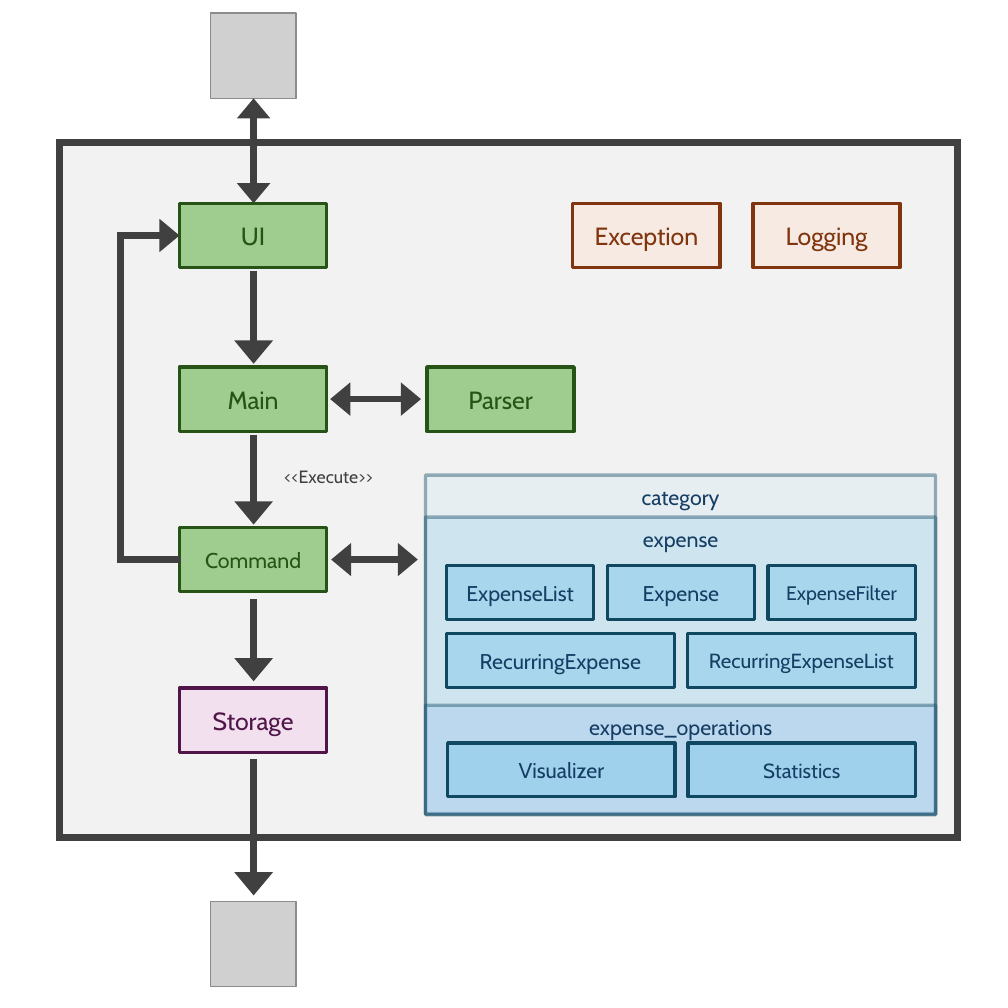
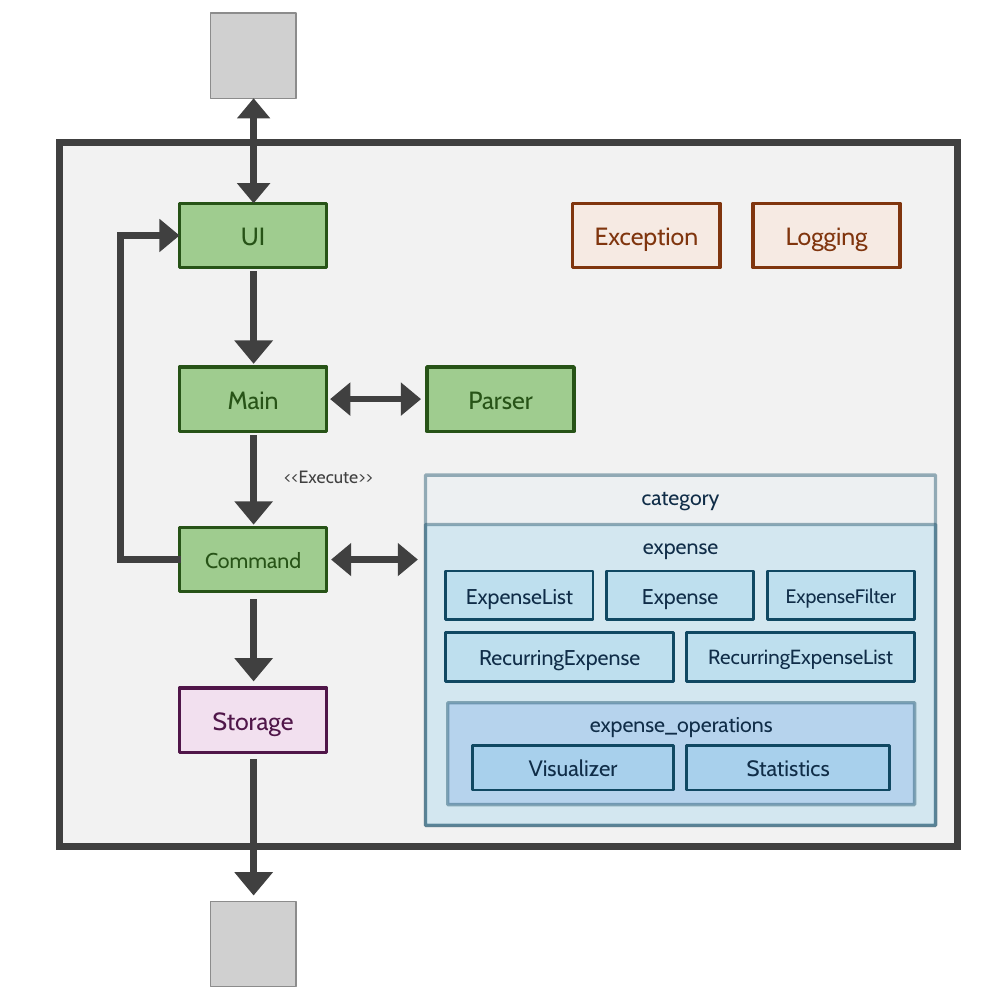
Before and after one commit to nus-cs2113-AY2425S1/tp, a slide deck: slide 1 of docs/diagrams/powerpoint/ArchitectureDiagram.pptx. Drawn at 1008x1008 pixels with LibreOffice and Linux fonts; fonts in the diff are those of the drawing; grey boxes stand for pictures. Boxes give left, top, right and bottom in pixels: in the first picture for what was removed or moved away, otherwise in the second. Text is boxed around its words. In the diff, an @@ line names an element or a change of style, - is before the commit and + after.

Commit message:
Fix issues #161 and #163
- Increase contrast for Architecture Diagram.
- Emphasise date limits of `visualize` in UG.

```diff
--- a/docs/diagrams/powerpoint/ArchitectureDiagram.pptx
+++ b/docs/diagrams/powerpoint/ArchitectureDiagram.pptx
@@ rectangle: place and size @@
-rectangle at [59,142,957,837]
+rectangle at [59,142,957,846]
@@ rectangle "category": place and size @@
-rectangle "category" at [426,475,936,814]
+rectangle "category" at [426,475,936,826]
@@ rectangle "category" at [426,475,936,826]: text colour #163E64 to #102D48; fill #C1E5F5 at 24% opacity to #C1E5F5 at 9% opacity @@
@@ rectangle "expense": place and size @@
-rectangle "expense" at [426,517,936,814]
+rectangle "expense" at [426,525,936,826]
@@ rectangle "expense" at [426,525,936,826]: text colour #163E64 to #102D48 @@
@@ rectangle "ExpenseList": place and size @@
-rectangle "ExpenseList" at [446,566,594,621]
+rectangle "ExpenseList" at [446,571,594,621]
@@ rectangle "Expense": place and size @@
-rectangle "Expense" at [606,566,754,621]
+rectangle "Expense" at [606,571,754,621]
@@ text colour #163E64 to #102D48; fill #83CBEB at 50% opacity to #83CBEB at 26% opacity; outline #104862 1.5 pt to #104862 1.25 pt in 5 elements at [446,632,674,682], [446,571,594,621], [606,571,754,621], [686,632,914,682], [766,571,914,621] @@
@@ rectangle "ExpenseFilter": place and size @@
-rectangle "ExpenseFilter" at [768,566,915,621]
+rectangle "ExpenseFilter" at [766,571,914,621]
@@ rectangle "RecurringExpense": place and size @@
-rectangle "RecurringExpense" at [446,634,674,688]
+rectangle "RecurringExpense" at [446,632,674,682]
@@ rectangle "RecurringExpenseList": place and size @@
-rectangle "RecurringExpenseList" at [688,634,915,688]
+rectangle "RecurringExpenseList" at [686,632,914,682]
@@ rectangle "expense_operations": place and size @@
-rectangle "expense_operations" at [426,706,936,814]
+rectangle "expense_operations" at [448,702,915,805]
@@ rectangle "expense_operations" at [448,702,915,805]: text colour #163E64 to #102D48; fill #85B2E9 at 24% opacity to #85B2E9 at 37% opacity @@
@@ rectangle "Visualizer": place and size @@
-rectangle "Visualizer" at [448,742,675,797]
+rectangle "Visualizer" at [472,746,674,790]
@@ rectangle "Visualizer" at [472,746,674,790]: size 9.6 to 10 pt, text colour #163E64 to #102D48; fill #83CBEB at 50% opacity to #83CBEB at 26% opacity; outline #104862 1.5 pt to #104862 1.25 pt @@
@@ rectangle "Statistics": place and size @@
-rectangle "Statistics" at [688,742,915,797]
+rectangle "Statistics" at [686,746,890,790]
@@ rectangle "Statistics" at [686,746,890,790]: size 9.2 to 10 pt, text colour #163E64 to #102D48; fill #83CBEB at 50% opacity to #83CBEB at 26% opacity; outline #104862 1.5 pt to #104862 1.25 pt @@
```
Also in this commit, not shown: 2 other files.
